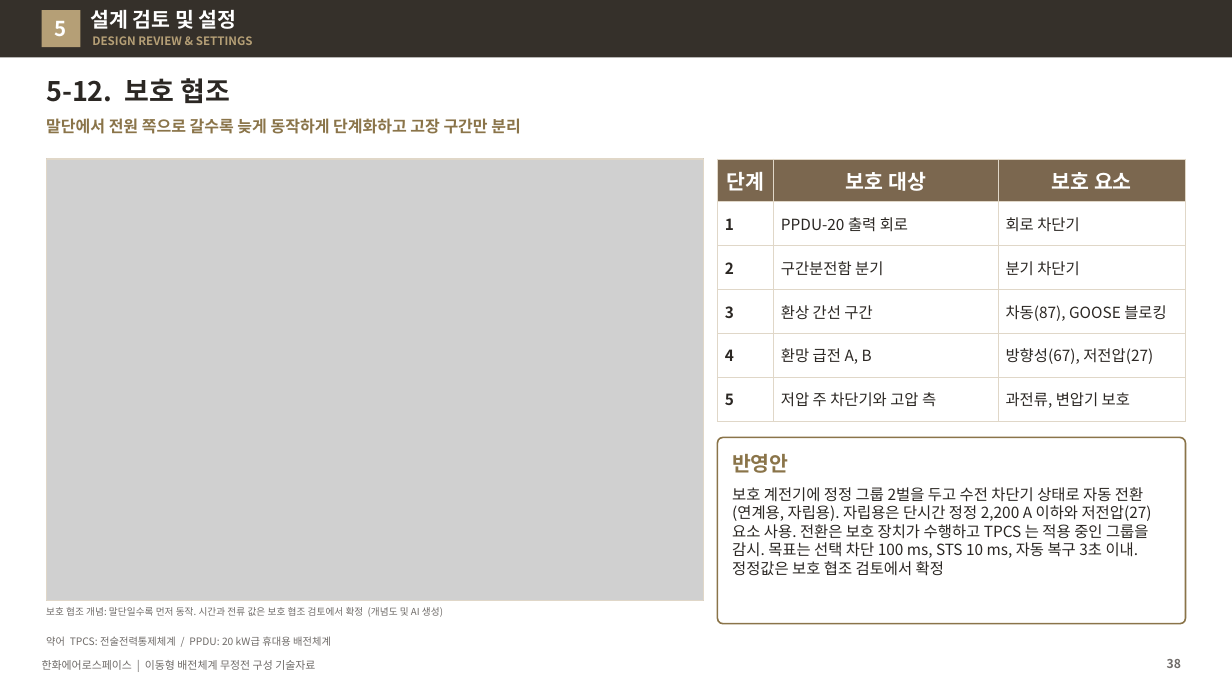
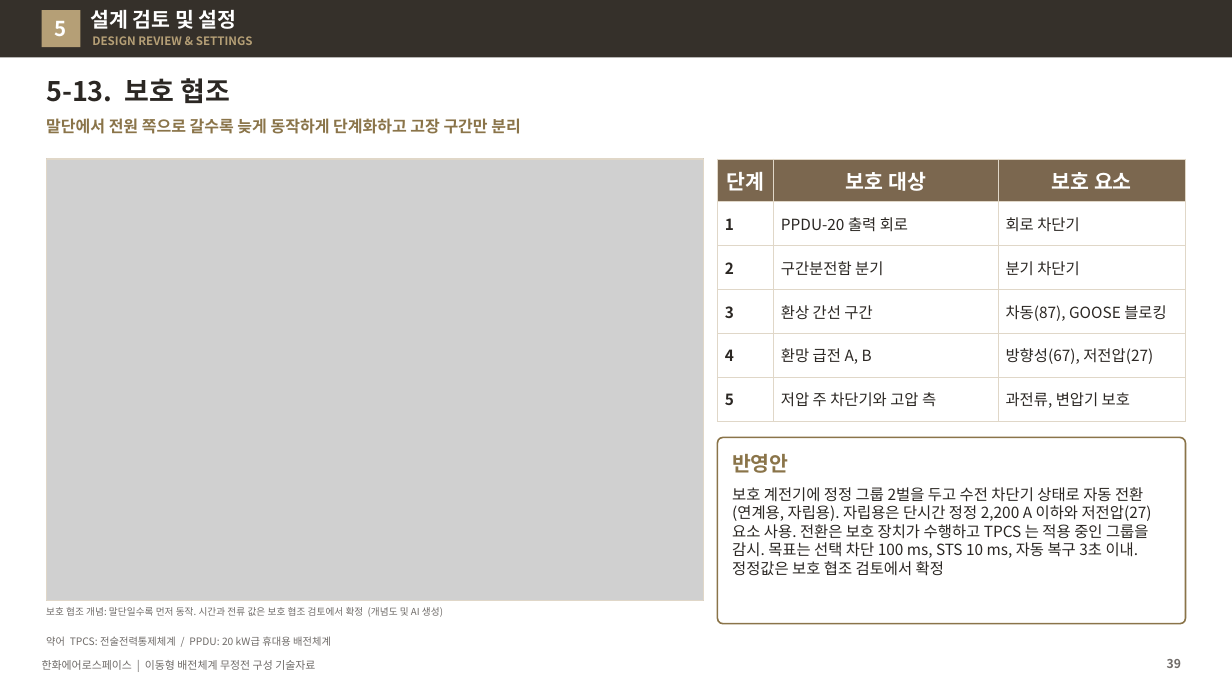
Before and after one commit to byunjd112-hue/headroom, a slide deck: slide 39 of mobile_ems/docs/out/IFPS_이동형배전체계_무정전구성_기술자료_Rev72.pptx (slide 38 before the commit). Drawn at 1232x693 pixels with LibreOffice and Linux fonts; fonts in the diff are those of the drawing; grey boxes stand for pictures. Boxes give left, top, right and bottom in pixels: in the first picture for what was removed or moved away, otherwise in the second. Text is boxed around its words. In the diff, an @@ line names an element or a change of style, - is before the commit and + after.

```diff
--- a/mobile_ems/docs/out/IFPS_이동형배전체계_무정전구성_기술자료_Rev72.pptx
+++ b/mobile_ems/docs/out/IFPS_이동형배전체계_무정전구성_기술자료_Rev72.pptx
@@ title at (x1=46, y1=78, x2=231, y2=103): text changed @@
-5-12. 보호 협조
+5-13. 보호 협조
```
Also in this commit, not shown: 16 other slides changed, 2 slides added, 4 other files.
